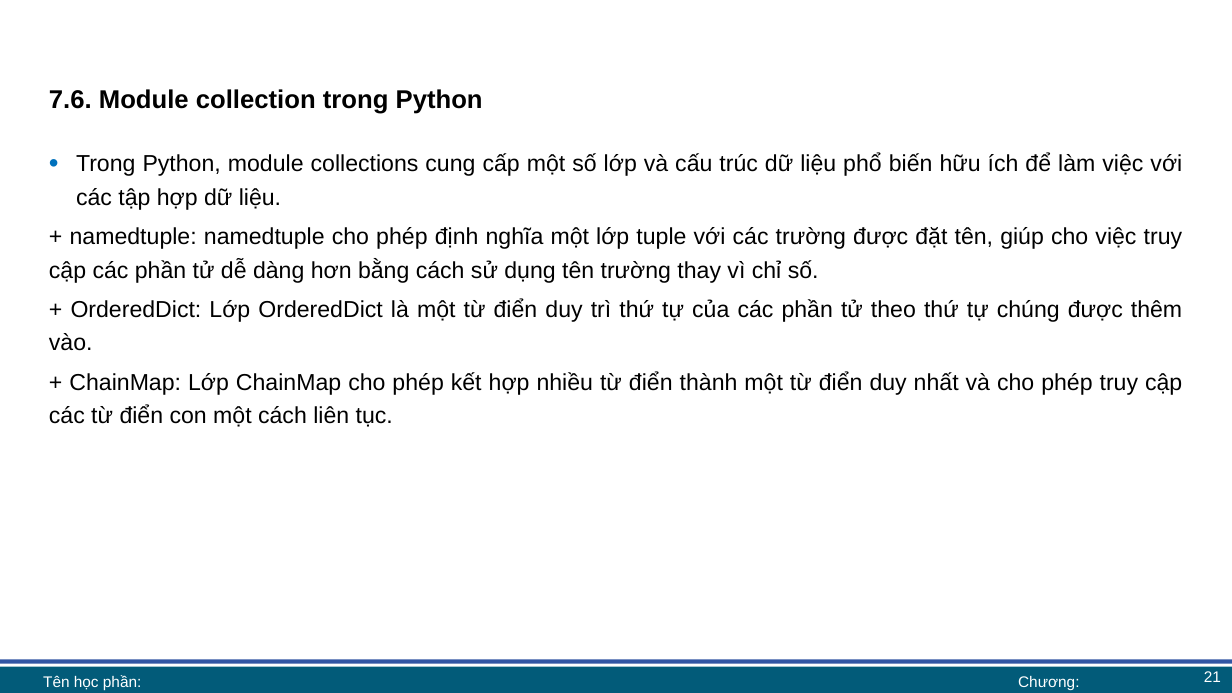
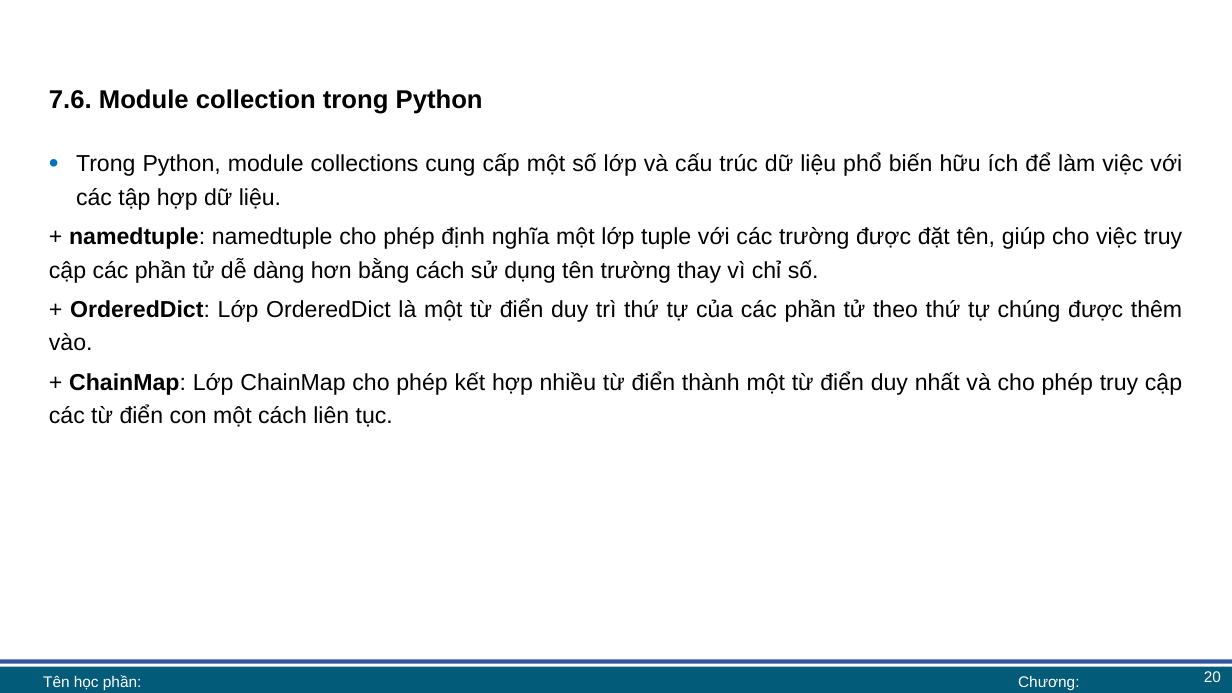
Before and after one commit to lhaaaaa/17A2-Ca-chieu, a slide deck: slide 20 of Lab 6 + 7/Lab 7 bài giảng.pptx (slide 21 before the commit). Drawn at 1232x693 pixels with LibreOffice and Linux fonts; fonts in the diff are those of the drawing; background and template pictures are left out. Boxes give left, top, right and bottom in pixels: in the first picture for what was removed or moved away, otherwise in the second. Text is boxed around its words. In the diff, an @@ line names an element or a change of style, - is before the commit and + after.

```diff
--- a/Lab 6 + 7/Lab 7 bài giảng.pptx
+++ b/Lab 6 + 7/Lab 7 bài giảng.pptx
@@ text at (49,227,1182,427): bold on in "namedtuple:", "OrderedDict:", "ChainMap:" @@
@@ page number at (1204,671,1221,682): text changed @@
-21
+20
```
Also in this commit, not shown: 4 other slides changed, 1 slide removed, 3 other files.
